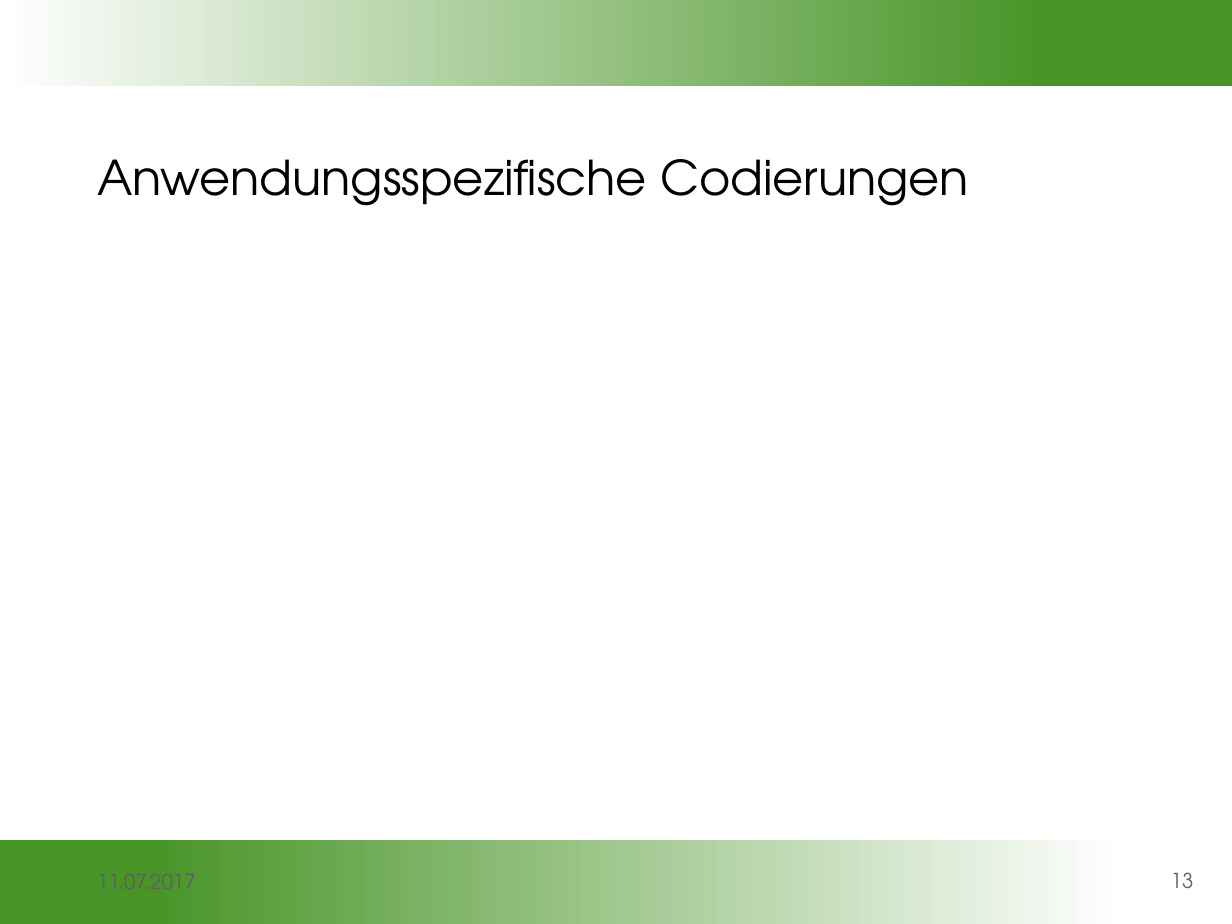
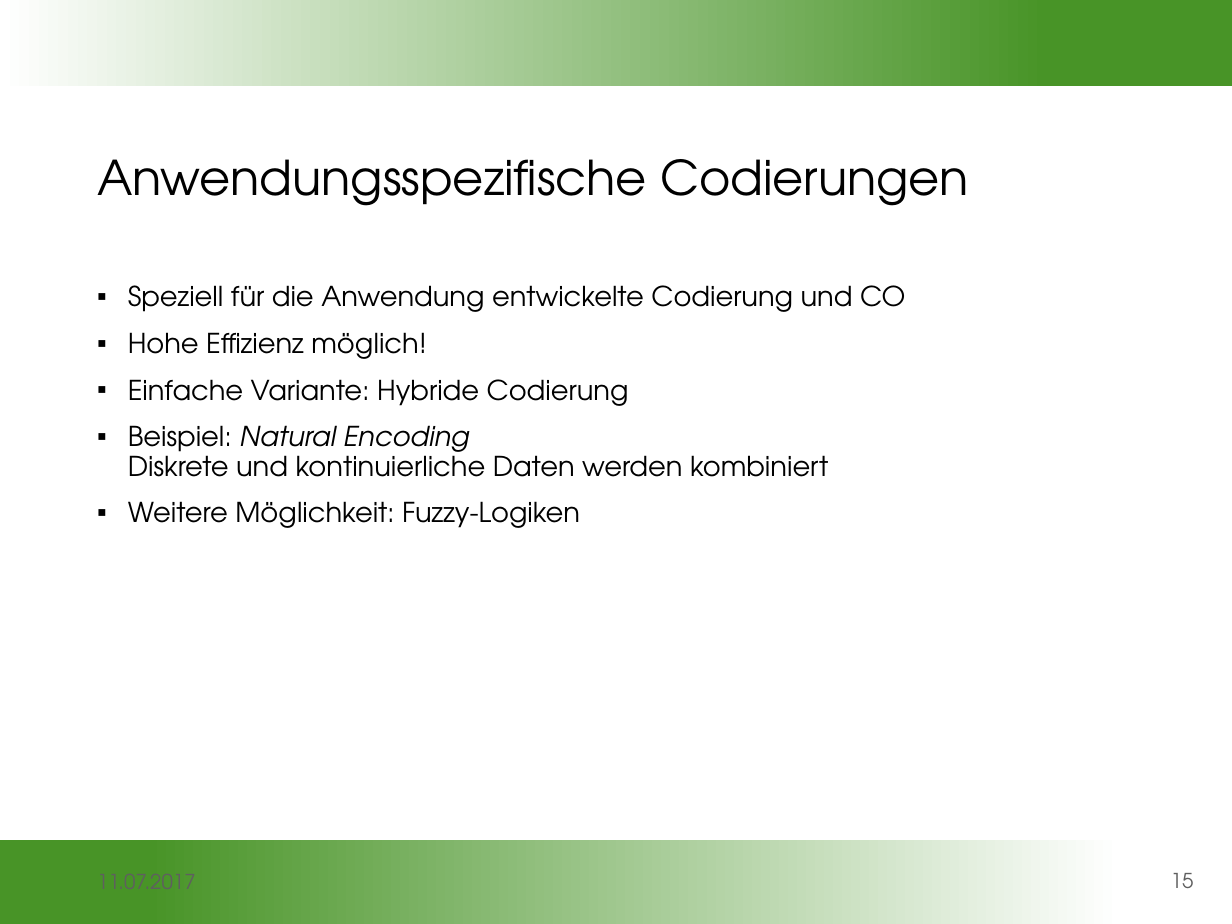
Before and after one commit to gobo7793/OC-Seminar, a slide deck: slide 15 of Vortragsfolien.pptx (slide 13 before the commit). Drawn at 1232x924 pixels with LibreOffice and Linux fonts; fonts in the diff are those of the drawing; background and template pictures are left out. Boxes give left, top, right and bottom in pixels: in the first picture for what was removed or moved away, otherwise in the second. Text is boxed around its words. In the diff, an @@ line names an element or a change of style, - is before the commit and + after.

```diff
--- a/Vortragsfolien.pptx
+++ b/Vortragsfolien.pptx
@@ text added at box(128, 285, 905, 528), 16 pt, text #000000 @@
+▪ Speziell für die Anwendung entwickelte Codierung und CO
+▪ Hohe Effizienz möglich!
+▪ Einfache Variante: Hybride Codierung
+▪ Beispiel: Natural Encoding
+  Diskrete und kontinuierliche Daten werden kombiniert
+▪ Weitere Möglichkeit: Fuzzy-Logiken
@@ page number at box(1171, 873, 1194, 888): text changed @@
-13
+15
```
Also in this commit, not shown: 11 other slides changed.
